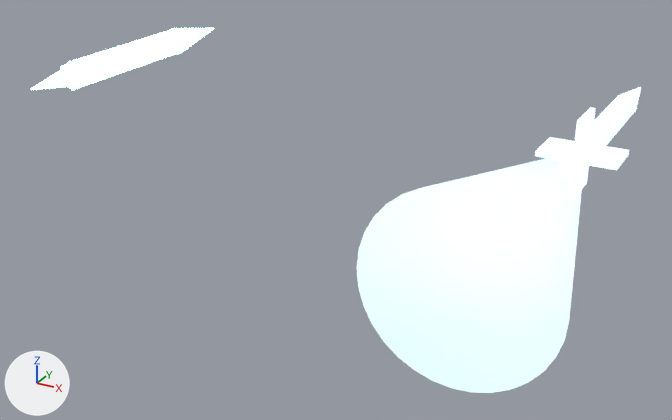
The glTF model assets/models/projectile_fx.glb: old version first, new version second.
Both versions are drawn from a 50 mm camera at (1.96, -3.55, 1.19) aimed at (0.24, -0.42, -0.38). The lights are fixed; the arrows at lower left show +X, +Y and +Z. The first picture is the older version. Where no turn or scale is listed for an object, it has been applied to the vertices. Vertices at exactly the same position are counted once.

Objects in the first picture: 'BeamBolt', 'RailSlug', 'VaporCone'.
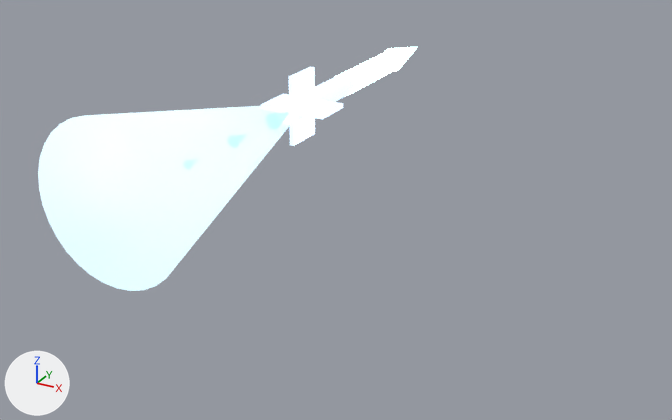
Where the newer file only moved an object's origin or applied its transform, the numbers keep the older frame.

Where the change shows, as pixel boxes [x1, y1, x2, y2] in the pictures (672 x 420 px; the box of a moved part takes in the faces that stretch with it):
'VaporCone', moved
    before: [357, 153, 584, 393]
    after: [38, 104, 296, 291]
'RailSlug', moved
    before: [535, 87, 641, 189]
    after: [261, 67, 354, 146]
'BeamBolt', reshaped, moved, turned
    before: [31, 28, 214, 90]
    after: [335, 47, 417, 97]
part 1 of me_cylinder_040, added
    after: [335, 48, 402, 97]
part 2 of me_cylinder_040, moved or reshaped
    before: [31, 66, 79, 90]
    after: [383, 47, 417, 72]
part 3 of me_cylinder_040, deleted
    before: [169, 28, 214, 54]
part 4 of me_cylinder_040, deleted
    before: [60, 28, 185, 90]

What the commit changed:
Material 'FX_Beam.007' (mat_fx_beam_007) is new.
Its base color is (0.0, 0.0, 0.0) (black #000000).
Its emission color is (0.5, 0.95, 1.0) (cyan #bcf9ff).
Its emission strength is 6.0.
Material 'FX_BeamFade.004' (mat_fx_beamfade_004) is new.
Its base color is (0.02, 0.05, 0.1) (dark blue #273f59).
Its emission color is (0.24, 0.6, 0.96) (blue #86cbfa).
Its emission strength is 1.0.
me_cylinder_040 is used by ob_beambolt; location (-1.2, 0.0, 0.0); rotation (1.571, 0.0, 0.0), in degrees (90, 0, 0).
me_cylinder_040 had 140 vertices, 268 faces and spanned x -0.07..0.07, y -0.07..0.07, z -0.75..0.65.
me_cylinder_040 no longer uses material mat_fx_beam_002 (black #000000, glowing cyan #a0f3ff).
me_cylinder_040 now has 332 vertices, 640 faces and spans x -0.06..0.06, y -1.431..0.55, z -0.06..0.06.
me_cylinder_040 part 1: a new loose piece, a 6-sided cylinder along y spanning x -0.052..0.052, y -0.25..0.25, z -0.06..0.06, in mat_fx_beam_007 (black #000000, glowing cyan #bcf9ff).
me_cylinder_040 part 2: the loose piece of 64 vertices spanning x -0.05..0.05, y -0.05..0.05, z 0.4..0.65 is turned -90 degrees about the x axis through its middle and scaled by 1.2, then moved by (0.0, 0.4, -0.525), in mat_fx_beam_007 (black #000000, glowing cyan #bcf9ff).
me_cylinder_040 part 3: the loose piece of 64 vertices spanning x -0.07..0.07, y -0.07..0.07, z -0.75..-0.4 is deleted.
me_cylinder_040 part 4: the loose piece of 12 vertices spanning x -0.061..0.061, y -0.07..0.07, z -0.4..0.4 is deleted.
Other edits to the shape of me_cylinder_040 do not show in these pictures.
me_cylinder_040 gains material mat_fx_beam_007 (black #000000, glowing cyan #bcf9ff).
me_cylinder_040 gains material mat_fx_beamfade_004 (dark blue #273f59, glowing blue #86cbfa).
me_cylinder_041 is used by ob_railslug; location (1.2, 0.0, 0.0); rotation (1.571, 0.0, 0.0), in degrees (90, 0, 0).
me_cylinder_041 had 104 vertices, 192 faces and spanned x -0.15..0.15, y -0.15..0.15, z -0.7..0.4.
me_cylinder_041 now has 104 vertices, 192 faces and spans x -0.15..0.15, y -0.4..0.7, z -0.15..0.15.
me_cylinder_041 part 5: the whole mesh is turned 90 degrees about the x axis through the mesh origin.
me_cone_003 is used by ob_vaporcone; location (1.2, -0.95, 0.0).
me_cone_003 had 64 vertices, 124 faces and spanned x -0.3..0.3, y -0.55..0.55, z -0.3..0.3.
me_cone_003 now has 64 vertices, 124 faces and spans x -1.5..-0.9, y -0.55..0.55, z -0.3..0.3.
me_cone_003 part 6: the whole mesh is moved by (-1.2, 0.0, 0.0).
Object 'BeamBolt' (ob_beambolt) turns from (90, 0, 0) to (0, 0, 0) degrees about x, y and z.
Object 'BeamBolt' (ob_beambolt) moves from (-1.2, 0.0, 0.0) to (0.0, 0.35, 0.0).
Object 'RailSlug' (ob_railslug) turns from (90, 0, 0) to (0, 0, 0) degrees about x, y and z.
Object 'RailSlug' (ob_railslug) moves from (1.2, 0.0, 0.0) to (0.0, 0.0, 0.0).
